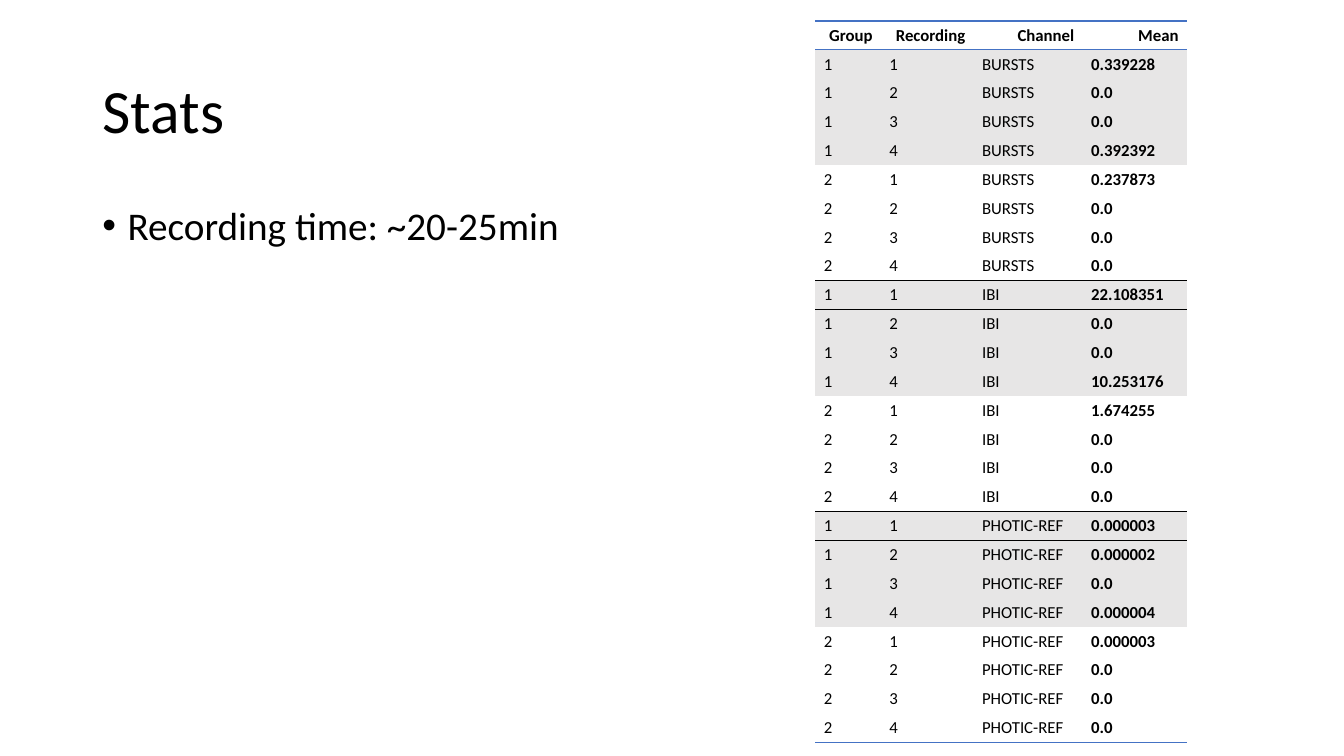
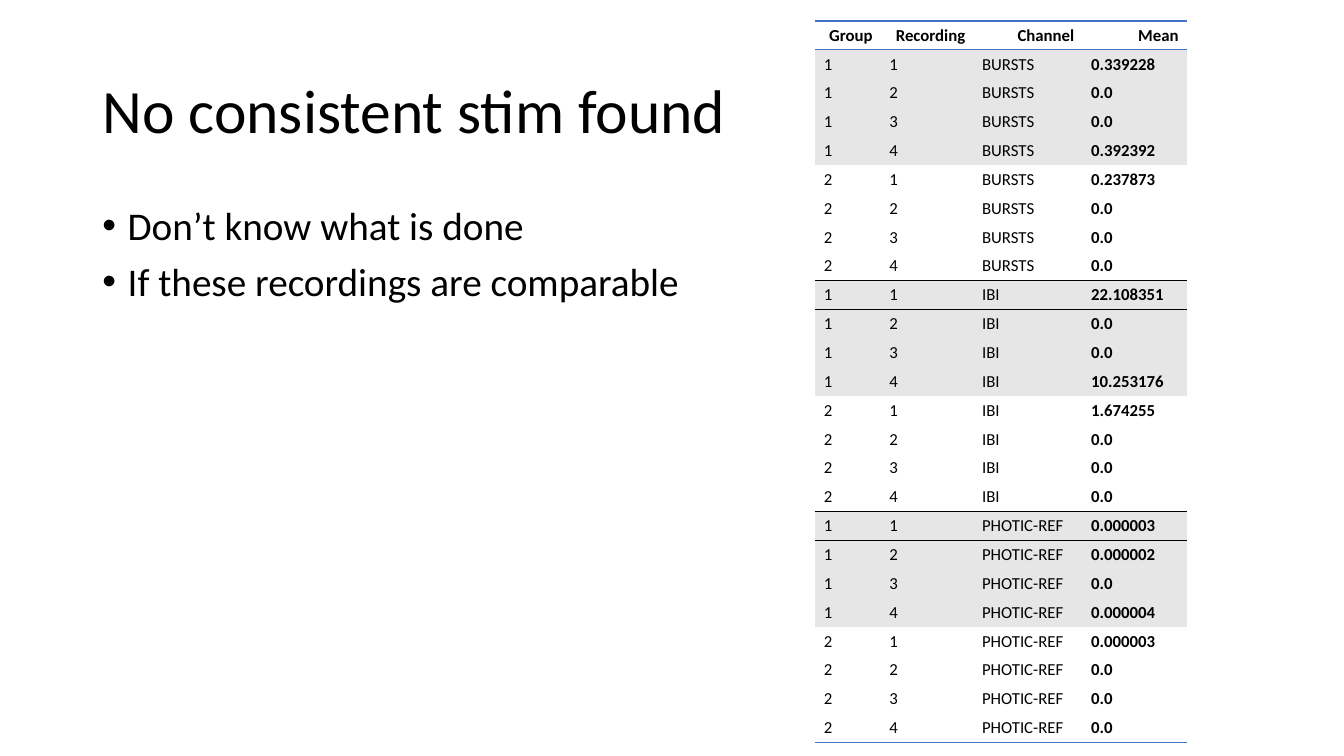
Before and after one commit to JeroenBuil/deegtal_coding_task, a slide deck: slide 15 of reports/dEEGtal interview presentation - Jeroen Buil.pptx (slide 4 before the commit). Drawn at 1344x756 pixels with LibreOffice and Linux fonts; fonts in the diff are those of the drawing. Boxes give left, top, right and bottom in pixels: in the first picture for what was removed or moved away, otherwise in the second. Text is boxed around its words. In the diff, an @@ line names an element or a change of style, - is before the commit and + after.

```diff
--- a/reports/dEEGtal interview presentation - Jeroen Buil.pptx
+++ b/reports/dEEGtal interview presentation - Jeroen Buil.pptx
@@ title at [102, 90, 725, 134]: text changed @@
-Stats
+No consistent stim found
@@ text at [128, 212, 679, 303]: text changed @@
-• Recording time: ~20-25min
+• Don’t know what is done
+• If these recordings are comparable
```
Also in this commit, not shown: 4 other slides changed, 21 slides added, 7 slides removed, 1 other file.
